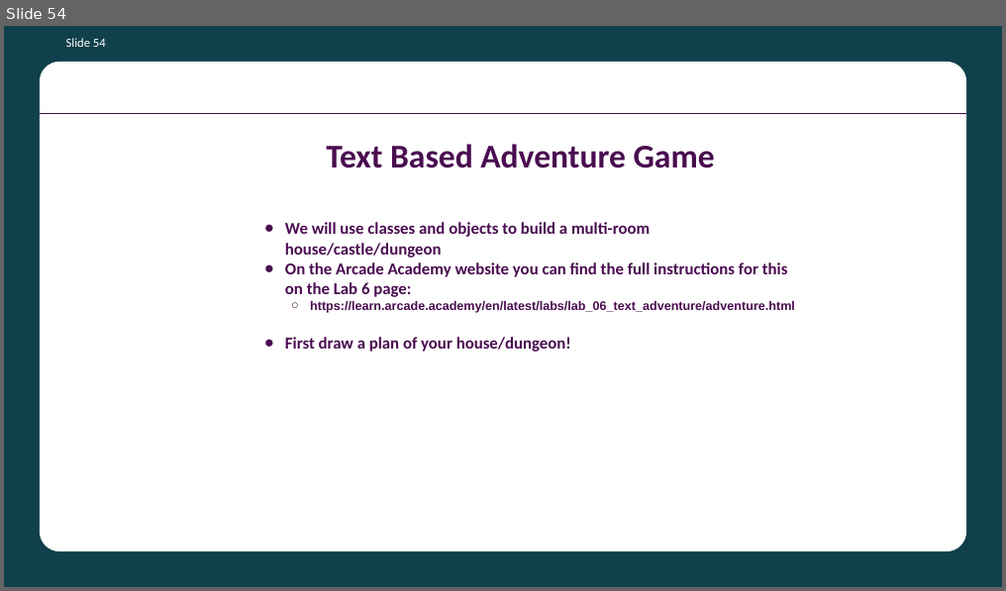
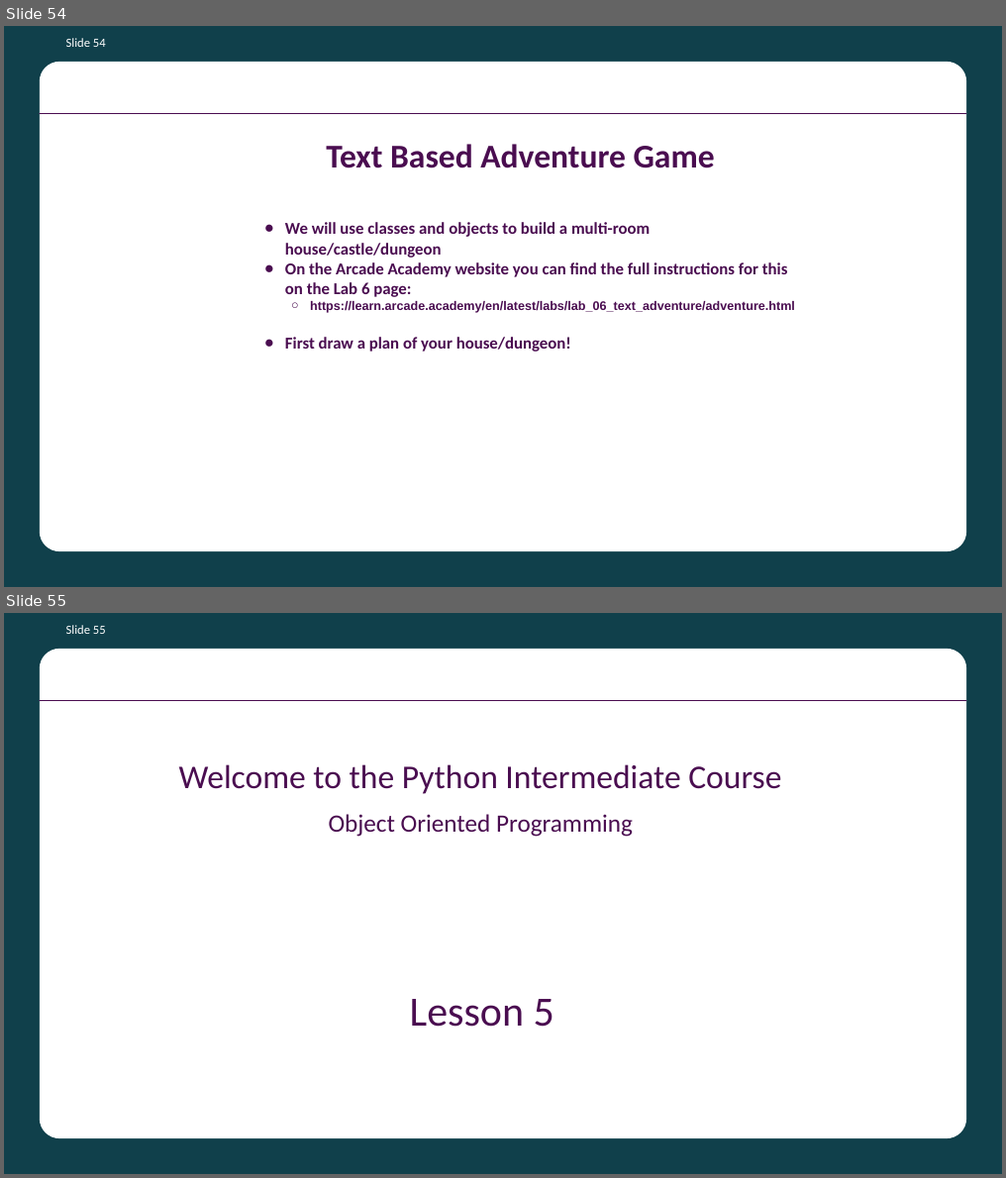
Before and after one commit to batecsw/OOP_class_work, a slide deck: Python OOP Course Presentation.pptx. Shown one above the other, each under a label of ours: slide 54 before the commit, slides 54 and 55 after it. The pictures are 1006x591 and 1006x1178 pixels, drawn with LibreOffice and Linux fonts; fonts in the diff are those of the drawing; background and template pictures are left out. Boxes give left, top, right and bottom in pixels: in the first picture for what was removed or moved away, otherwise in the second. Text is boxed around its words. In the diff, an @@ line names an element or a change of style, - is before the commit and + after.

Commit message:
Update to Lesson 5

```diff
--- a/Python OOP Course Presentation.pptx
+++ b/Python OOP Course Presentation.pptx
@@ slide 55 added at (4, 613, 1002, 1174), background #10404B; not listed: 2 template elements that a slide beside it also shows @@
@@ page number added at (66, 625, 106, 634), 18 pt, text #FFFFFF @@
+Slide 55
@@ text added at (179, 764, 781, 837), 48 pt, text #4A0D50 @@
+Welcome to the Python Intermediate Course
+Object Oriented Programming
@@ text added at (410, 999, 554, 1027), 60 pt, text #4A0D50 @@
+Lesson 5
```
Also in this commit, not shown: 10 other slides added, 2 other files.
